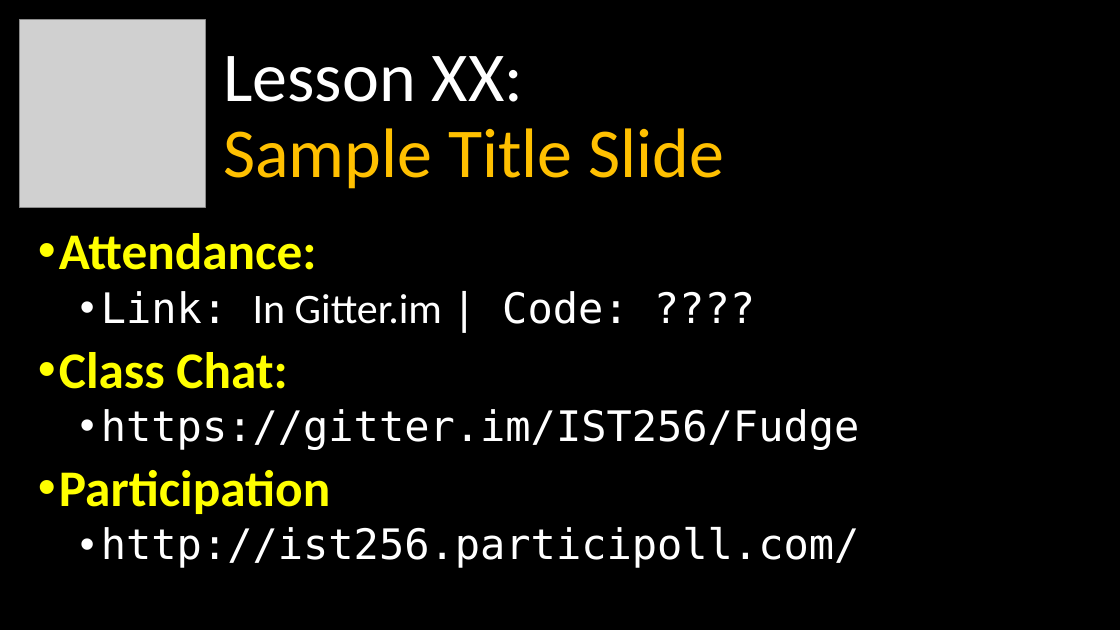
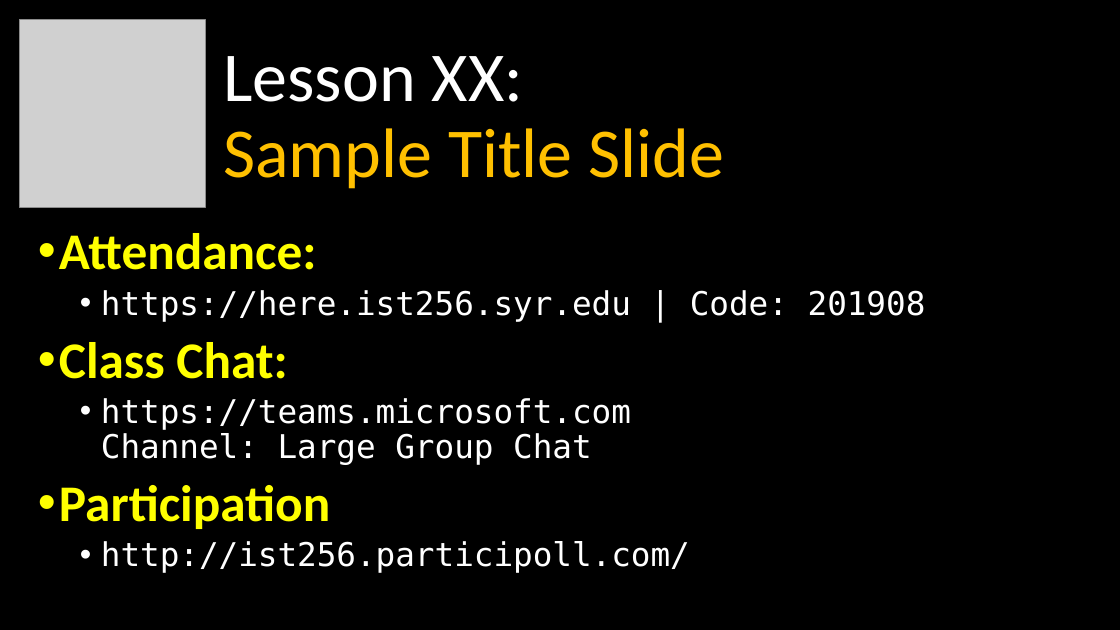
Before and after one commit to ist256/IST256.github.io, a slide deck: slide 30 of content/00/Course-Intro.pptx (slide 34 before the commit). Drawn at 1120x630 pixels with LibreOffice and Linux fonts; fonts in the diff are those of the drawing; grey boxes stand for pictures. Boxes give left, top, right and bottom in pixels: in the first picture for what was removed or moved away, otherwise in the second. Text is boxed around its words. In the diff, an @@ line names an element or a change of style, - is before the commit and + after.

```diff
--- a/content/00/Course-Intro.pptx
+++ b/content/00/Course-Intro.pptx
@@ text at (x1=101, y1=290, x2=926, y2=322): text changed; size 36 to 28 pt @@
-  • Link: In Gitter.im | Code: ????
+  • https://here.ist256.syr.edu | Code: 201908
@@ text at (x1=101, y1=398, x2=631, y2=465): text changed; size 36 to 28 pt @@
-  • https://gitter.im/IST256/Fudge
+  • https://teams.microsoft.com
+    Channel: Large Group Chat
@@ text at (x1=101, y1=541, x2=690, y2=573): size 36 to 28 pt in "http://ist256.participoll.com/" @@
```
Also in this commit, not shown: 14 other slides changed, 2 slides added, 6 slides removed, 2 other files.
